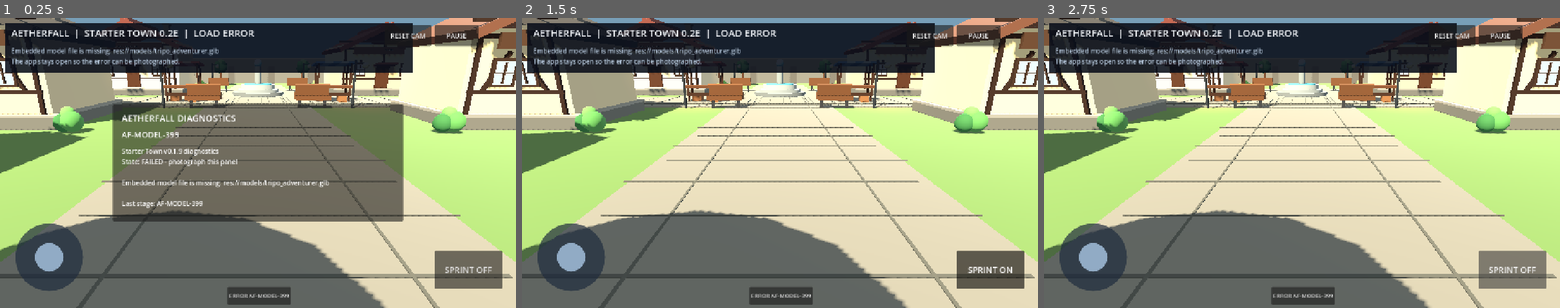
Above: before the commit, frames 1-3 (left to right).
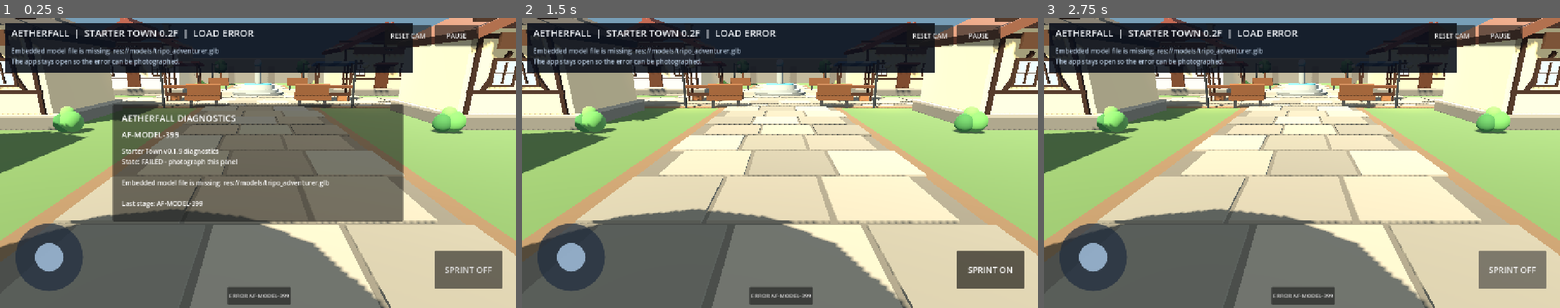
Above: after the commit, the same moments.

Repository: demetrecerrone-star/Aetherfall
Game: Godot game, scene res://starter_town.tscn
The game is run twice, just before and just after one commit, with the same random seed, the same clock (stepped at 60 frames per second) and the same inputs.
Inputs:
- Up to frame 1 (0.25 s): no input
- Up to frame 2 (1.5 s): click "ERROR AF-MODEL-399" at 0.5 s; click "SPRINT OFF" at 1.25 s
- Up to frame 3 (2.75 s): click "SPRINT ON" at 2 s

The runs differ from the first frame. In frame 1, 20% of the frame differs, in the area x 0-100%, y 4-100%; in frame 2, 27%; in frame 3, 27%.

Commit message:
Polish Starter Town ground and roads

Diff:
--- a/cleanroom/starter_town.gd
+++ b/cleanroom/starter_town.gd
@@ -447,7 +447,7 @@
     _box(self, "WallCap", Vector3(size.x + 0.14, 0.20, size.z + 0.14), position + Vector3(0, size.y * 0.5 + 0.10, 0), Color("#8b877d"))
 
 func _road_base(name: String, center: Vector3, size: Vector2) -> void:
-    _box(self, name, Vector3(size.x, 0.055, size.y), center + Vector3(0, 0.028, 0), Color("#77746c"), Vector3.ZERO, 0.96)
+    _box(self, name, Vector3(size.x, 0.055, size.y), center + Vector3(0, 0.028, 0), Color("#5f5c55"), Vector3.ZERO, 0.96)
 
 func _road_seams_z(center: Vector3, width: float, length: float) -> void:
     # Cross seams plus two long irregular lanes. Low node count but reads as cobbled paving from the player camera.
@@ -477,6 +477,66 @@
     for iz in range(z_count + 1):
         var z := center.z - size.y * 0.5 + float(iz) * 1.65
         _box(self, "SquareJointZ", Vector3(size.x - 0.15, 0.014, 0.045), Vector3(center.x, 0.071, z), Color("#555650"))
+
+
+func _stone_tone(index: int) -> Color:
+    var tones := [
+        Color("#77736a"), Color("#817d73"), Color("#6f6c64"),
+        Color("#898479"), Color("#747168")
+    ]
+    return tones[index % tones.size()]
+
+func _road_stones_z(center: Vector3, width: float, length: float) -> void:
+    var cols := 3
+    var rows := int(length / 2.0)
+    var stone_w := (width - 0.34) / float(cols)
+    var stone_l := length / float(rows)
+    for row in range(rows):
+        var z := center.z - length * 0.5 + (float(row) + 0.5) * stone_l
+        var stagger := stone_w * 0.22 if row % 2 == 1 else 0.0
+        for col in range(cols):
+            var x := center.x - width * 0.5 + (float(col) + 0.5) * stone_w + stagger
+            if x > center.x + width * 0.5 - stone_w * 0.35:
+                x -= width
+            var inset := 0.08 + 0.025 * float((row + col) % 3)
+            _box(self, "RoadStone", Vector3(stone_w - inset, 0.045, stone_l - 0.11), Vector3(x, 0.080, z), _stone_tone(row * cols + col), Vector3.ZERO, 0.98)
+
+func _road_stones_x(center: Vector3, width: float, length: float) -> void:
+    var rows := 3
+    var cols := int(width / 2.0)
+    var stone_w := width / float(cols)
+    var stone_l := (length - 0.34) / float(rows)
+    for col in range(cols):
+        var x := center.x - width * 0.5 + (float(col) + 0.5) * stone_w
+        var stagger := stone_l * 0.22 if col % 2 == 1 else 0.0
+        for row in range(rows):
+            var z := center.z - length * 0.5 + (float(row) + 0.5) * stone_l + stagger
+            if z > center.z + length * 0.5 - stone_l * 0.35:
+                z -= length
+            var inset := 0.08 + 0.025 * float((row + col) % 3)
+            _box(self, "RoadStone", Vector3(stone_w - 0.11, 0.045, stone_l - inset), Vector3(x, 0.080, z), _stone_tone(col * rows + row + 2), Vector3.ZERO, 0.98)
+
+func _market_stones(center: Vector3, size: Vector2) -> void:
+    var cols := 8
+    var rows := 7
+    var stone_w := size.x / float(cols)
+    var stone_l := size.y / float(rows)
+    for row in range(rows):
+        var stagger := stone_w * 0.22 if row % 2 == 1 else 0.0
+        for col in range(cols):
+            var x := center.x - size.x * 0.5 + (float(col) + 0.5) * stone_w + stagger
+            if x > center.x + size.x * 0.5 - stone_w * 0.35:
+                x -= size.x
+            var z := center.z - size.y * 0.5 + (float(row) + 0.5) * stone_l
+            var inset := 0.08 + 0.02 * float((row * 3 + col) % 4)
+            _box(self, "SquareStone", Vector3(stone_w - inset, 0.048, stone_l - 0.11), Vector3(x, 0.083, z), _stone_tone(row * cols + col + 1), Vector3.ZERO, 0.98)
+
+func _road_shoulders() -> void:
+    var dirt := Color("#695744")
+    _box(self, "EntryShoulderL", Vector3(0.44, 0.028, 43.5), Vector3(-3.30, 0.022, 2.0), dirt, Vector3.ZERO, 1.0)
+    _box(self, "EntryShoulderR", Vector3(0.44, 0.028, 43.5), Vector3(3.30, 0.022, 2.0), dirt, Vector3.ZERO, 1.0)
+    _box(self, "CrossShoulderN", Vector3(41.5, 0.028, 0.42), Vector3(0, 0.022, -2.02), dirt, Vector3.ZERO, 1.0)
+    _box(self, "CrossShoulderS", Vector3(41.5, 0.028, 0.42), Vector3(0, 0.022, 4.02), dirt, Vector3.ZERO, 1.0)
 
 func _build_stage() -> void:
     _world_blockers.clear()
@@ -507,20 +567,21 @@
     add_child(fill)
 
     # Ground: deeper grass tone with subtle patch variation around the edges.
-    _box(self, "TownGround", Vector3(58.0, 0.16, 55.0), Vector3(0, -0.08, 0), Color("#617a4b"), Vector3.ZERO, 1.0)
+    _box(self, "TownGround", Vector3(58.0, 0.16, 55.0), Vector3(0, -0.08, 0), Color("#536b45"), Vector3.ZERO, 1.0)
     for patch in [
         Vector3(-22,0,-18), Vector3(20,0,-19), Vector3(-23,0,10), Vector3(22,0,12),
         Vector3(-15,0,21), Vector3(16,0,21), Vector3(-18,0,-3), Vector3(19,0,2)
     ]:
-        _cylinder(self, "GrassPatch", 2.4, 0.018, patch + Vector3(0,0.010,0), Color("#6e8952"))
-
-    # Cobble roads and square with visible joint pattern instead of flat cream slabs.
+        _cylinder(self, "GrassPatch", 2.4, 0.018, patch + Vector3(0,0.010,0), Color("#5f7750"))
+
+    # Layered road beds with staggered stone courses and dirt shoulders.
+    _road_shoulders()
     _road_base("EntryRoad", Vector3(0,0,2.0), Vector2(6.2,44.0))
-    _road_seams_z(Vector3(0,0,2.0), 6.2, 44.0)
+    _road_stones_z(Vector3(0,0,2.0), 6.2, 44.0)
     _road_base("CrossRoad", Vector3(0,0,1.0), Vector2(42.0,5.6))
-    _road_seams_x(Vector3(0,0,1.0), 42.0, 5.6)
+    _road_stones_x(Vector3(0,0,1.0), 42.0, 5.6)
     _road_base("MarketSquare", Vector3(0,0,-4.0), Vector2(16.0,14.0))
-    _market_grid(Vector3(0,0,-4.0), Vector2(16.0,14.0))
+    _market_stones(Vector3(0,0,-4.0), Vector2(16.0,14.0))
 
     # Perimeter walls with caps and simple buttresses. The hard software boundary remains authoritative.
     _add_wall_segment(Vector3(-27.6, 1.7, 0), Vector3(1.2, 3.4, 52.0))
@@ -711,7 +772,7 @@
 
 func _set_status(title: String, detail: String) -> void:
     if _status != null:
-        _status.text = "AETHERFALL  |  STARTER TOWN 0.2E  |  " + title
+        _status.text = "AETHERFALL  |  STARTER TOWN 0.2F  |  " + title
     if _detail != null:
         _detail.text = detail
 
@@ -893,7 +954,7 @@
     var sprint_state := "SPRINT ON" if _sprint_held else "SPRINT OFF"
     if _boundary_flash > 0.0:
         return "COLLISION • %.2f m/s • %s • solid town geometry" % [_move_speed, sprint_state]
-    return "Prop Placement Cleanup • %s • %.2f m/s • %s" % [_motion, _move_speed, sprint_state]
+    return "Ground & Road Polish • %s • %.2f m/s • %s" % [_motion, _move_speed, sprint_state]
 
 func _on_sprint_toggled(enabled: bool) -> void:
     _sprint_held = enabled
